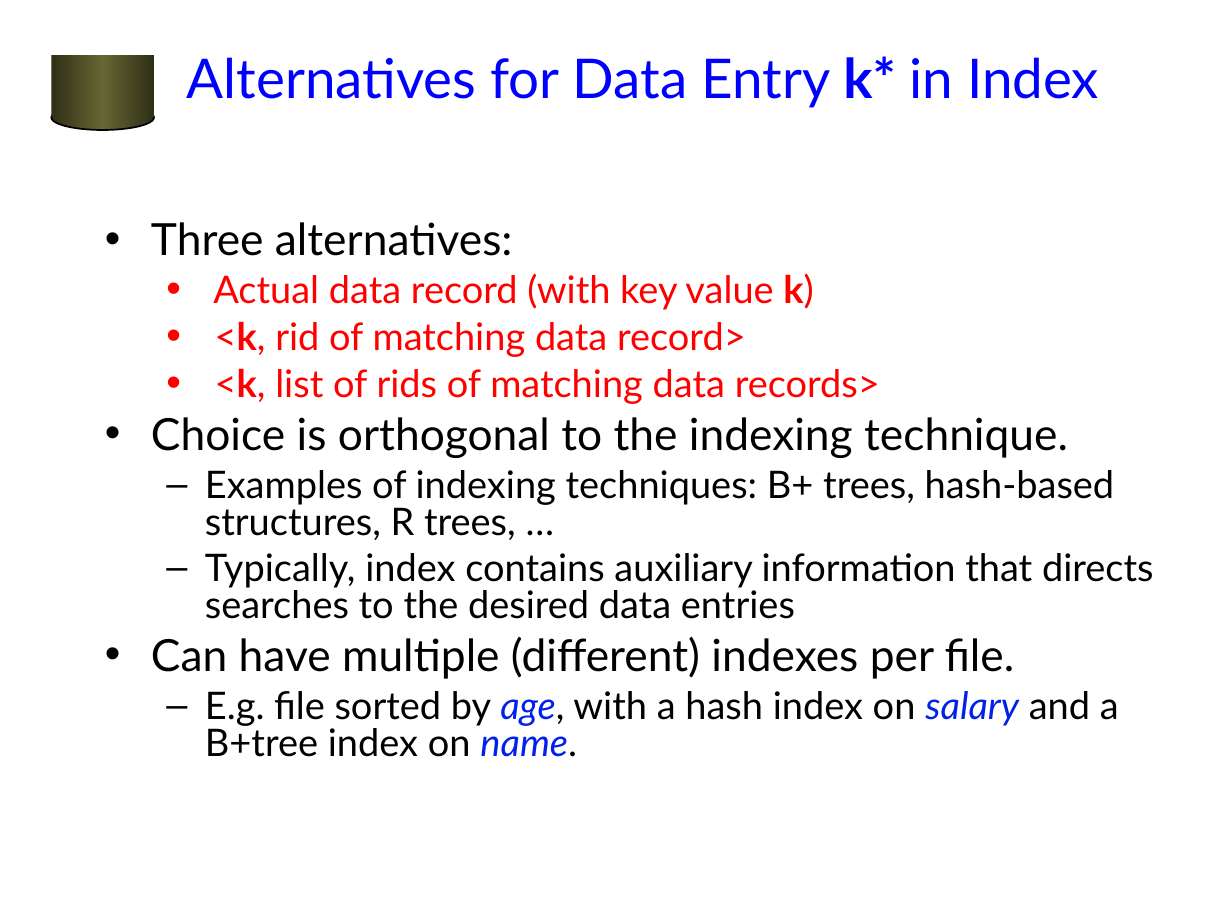
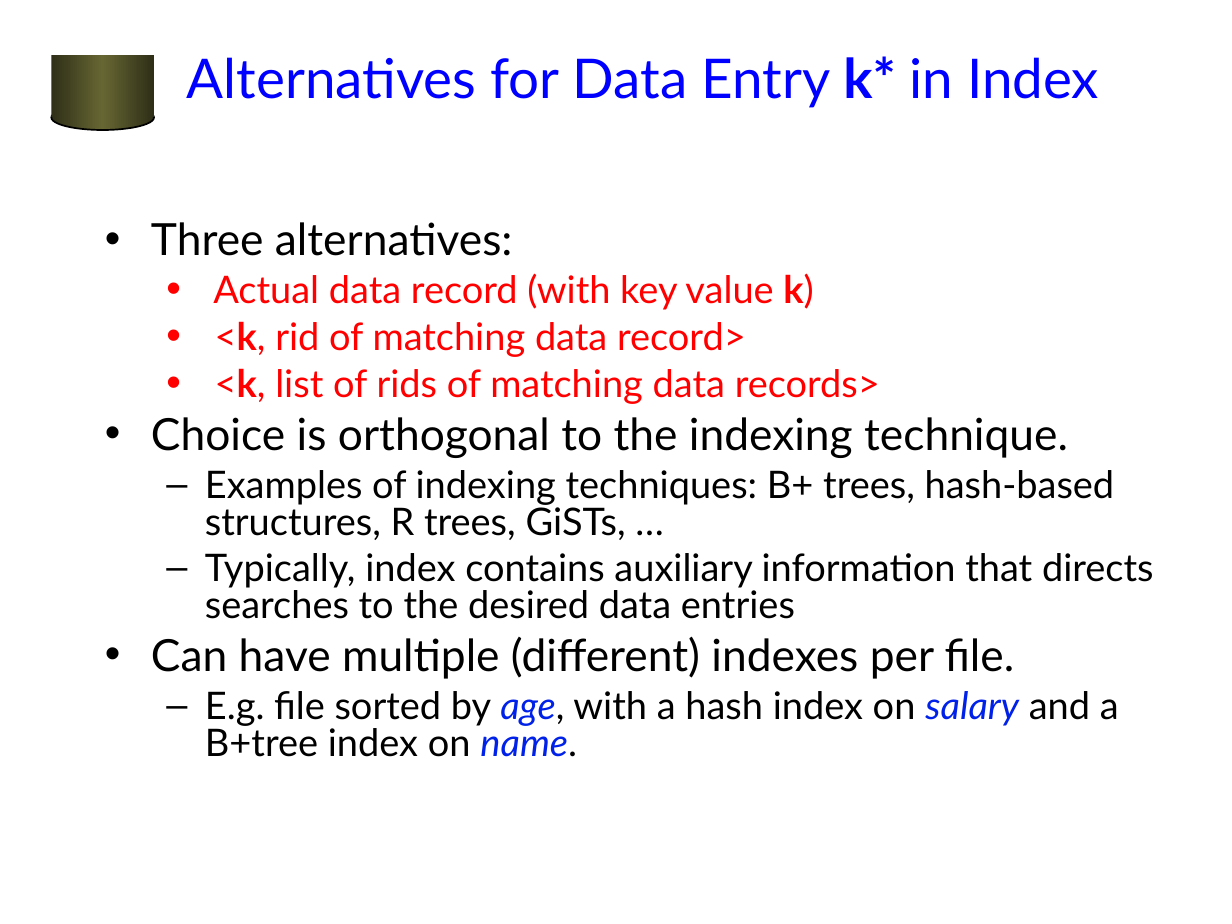
Before and after one commit to jhellerstein/cs186-07, a slide deck: slide 15 of lecs/05-FilesIndexes.ppt. Drawn at 1232x924 pixels with LibreOffice and Linux fonts; fonts in the diff are those of the drawing; background and template pictures are left out. Boxes give left, top, right and bottom in pixels: in the first picture for what was removed or moved away, otherwise in the second. Text is boxed around its words. In the diff, an @@ line names an element or a change of style, - is before the commit and + after.

```diff
--- a/lecs/05-FilesIndexes.ppt
+++ b/lecs/05-FilesIndexes.ppt
@@ text at bbox=[205, 470, 1115, 540]: text changed @@
-  – Examples of indexing techniques: B+ trees, hash-based structures, R trees, …
+  – Examples of indexing techniques: B+ trees, hash-based structures, R trees, GiSTs, …
```
Also in this commit, not shown: 23 other slides changed, 3 other files.
